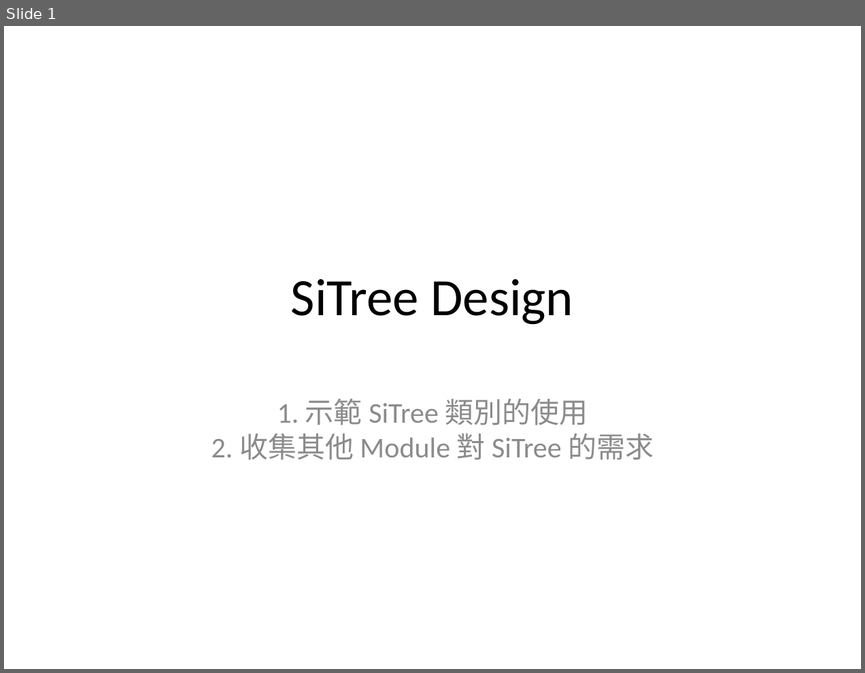
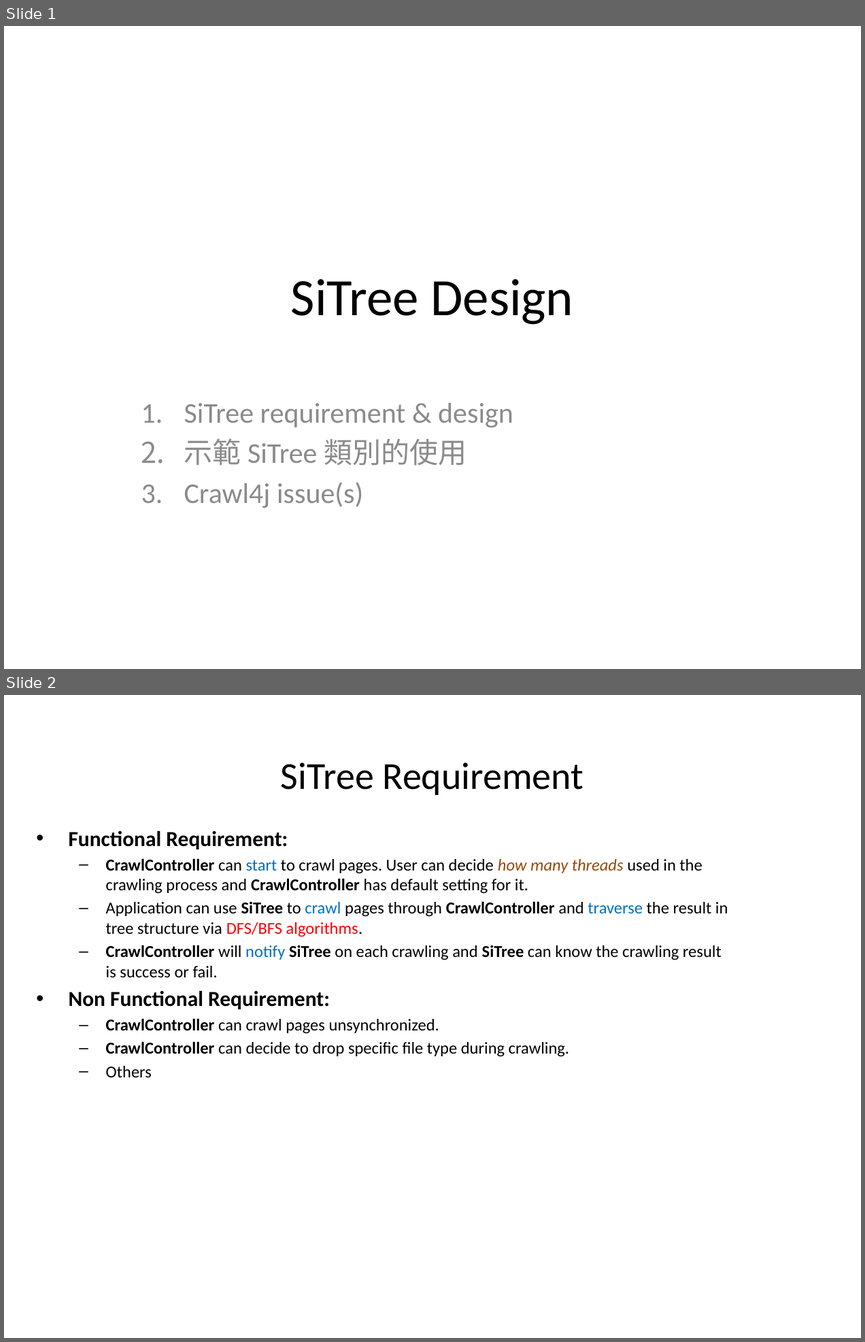
Before and after one commit to johnklee/sd2014, a slide deck: SD_Crawler4j/docs/Crawler4j_SiTreeDesign.pptx. Shown one above the other, each under a label of ours: slide 1 before the commit, slides 1 and 2 after it. The pictures are 865x673 and 865x1342 pixels, drawn with LibreOffice and Linux fonts; fonts in the diff are those of the drawing. Boxes give left, top, right and bottom in pixels: in the first picture for what was removed or moved away, otherwise in the second. Text is boxed around its words. In the diff, an @@ line names an element or a change of style, - is before the commit and + after.

Commit message:
- Add SiTree Deign document

```diff
--- a/SD_Crawler4j/docs/Crawler4j_SiTreeDesign.pptx
+++ b/SD_Crawler4j/docs/Crawler4j_SiTreeDesign.pptx
@@ slide 2 added at (4,695,861,1338), background #FFFFFF @@
@@ title added at (281,762,584,795), 32 pt, text #000000 @@
+SiTree Requirement
@@ text added at (69,831,728,1077), 14 pt, text #000000 @@
+• Functional Requirement:
+  – CrawlController can start to crawl pages. User can decide how many threads used in the crawling process and CrawlController has default setting for it.
+  – Application can use SiTree to crawl pages through CrawlController and traverse the result in tree structure via DFS/BFS algorithms.
+  – CrawlController will notify SiTree on each crawling and SiTree can know the crawling result is success or fail.
+• Non Functional Requirement:
+  – CrawlController can crawl pages unsynchronized.
+  – CrawlController can decide to drop specific file type during crawling.
+  – Others
@@ slide 1 changed as well @@
@@ subtitle at (184,403,513,507): text changed @@
-1. 示範 SiTree 類別的使用
-2. 收集其他 Module 對 SiTree 的需求
+1. SiTree requirement & design
+2. 示範 SiTree 類別的使用
+3. Crawl4j issue(s)
```
Also in this commit, not shown: 5 other slides changed, 1 other slide added, 1 other file.
